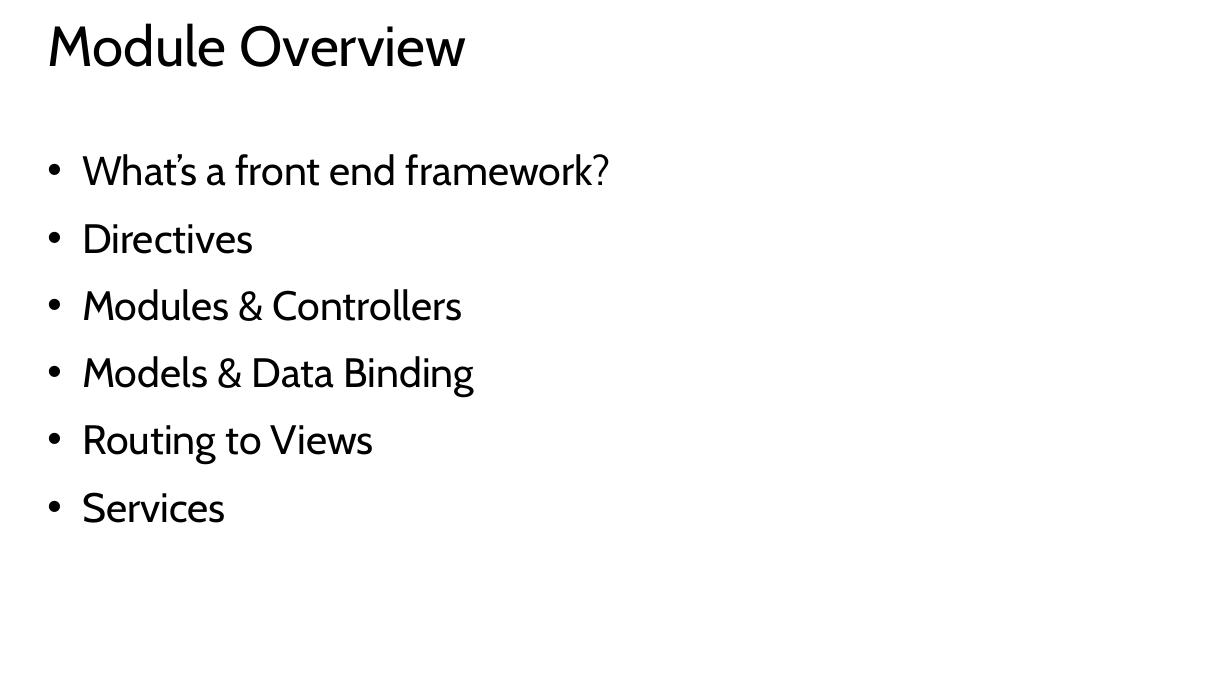
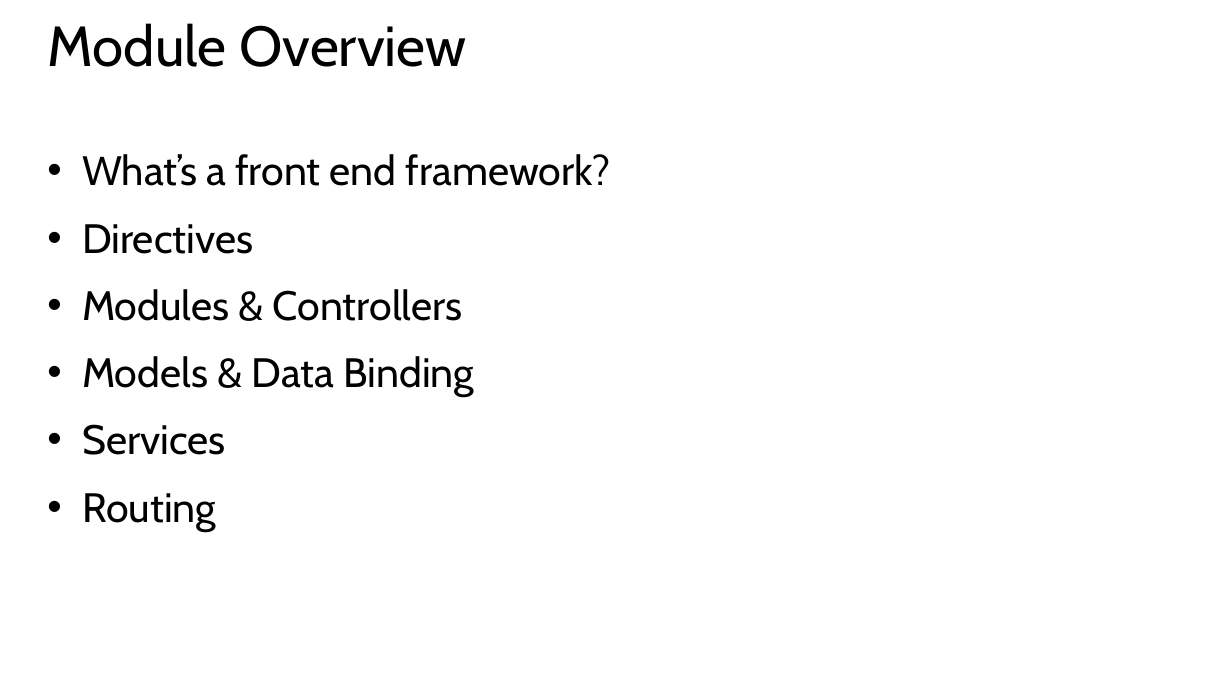
Before and after one commit to hwz/chirp, a slide deck: slide 2 of slides/module2.pptx. Drawn at 1232x693 pixels with LibreOffice and Linux fonts; fonts in the diff are those of the drawing. Boxes give left, top, right and bottom in pixels: in the first picture for what was removed or moved away, otherwise in the second. Text is boxed around its words. In the diff, an @@ line names an element or a change of style, - is before the commit and + after.

Commit message:
Module 2 slides

```diff
--- a/slides/module2.pptx
+++ b/slides/module2.pptx
@@ text at bbox=[82, 425, 374, 464]: paragraph removed @@
-• Routing to Views
@@ text at bbox=[82, 493, 216, 532]: paragraph added @@
+• Routing
```
Also in this commit, not shown: 5 other slides changed, 9 slides added, 10 slides removed.
